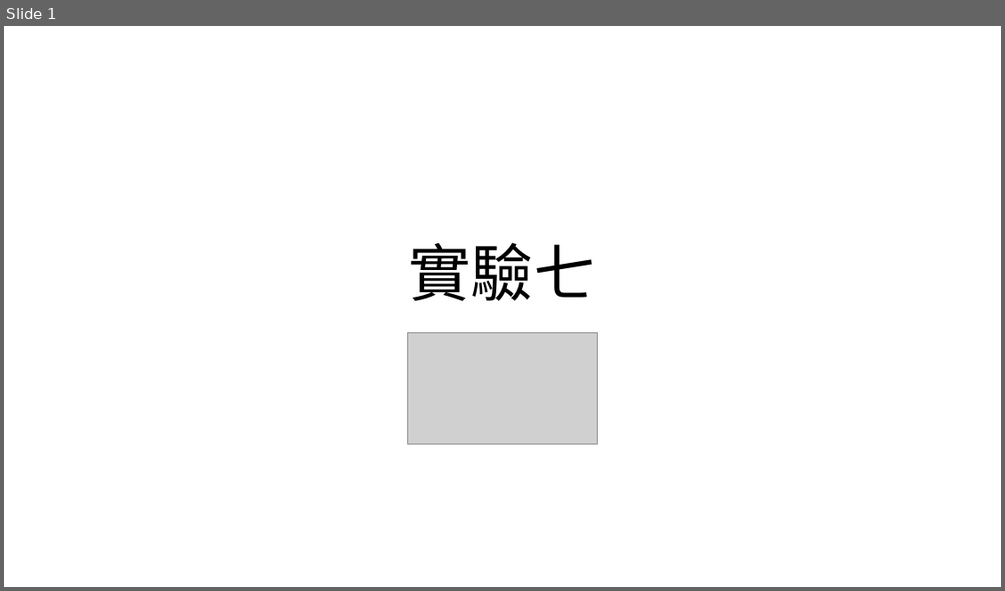
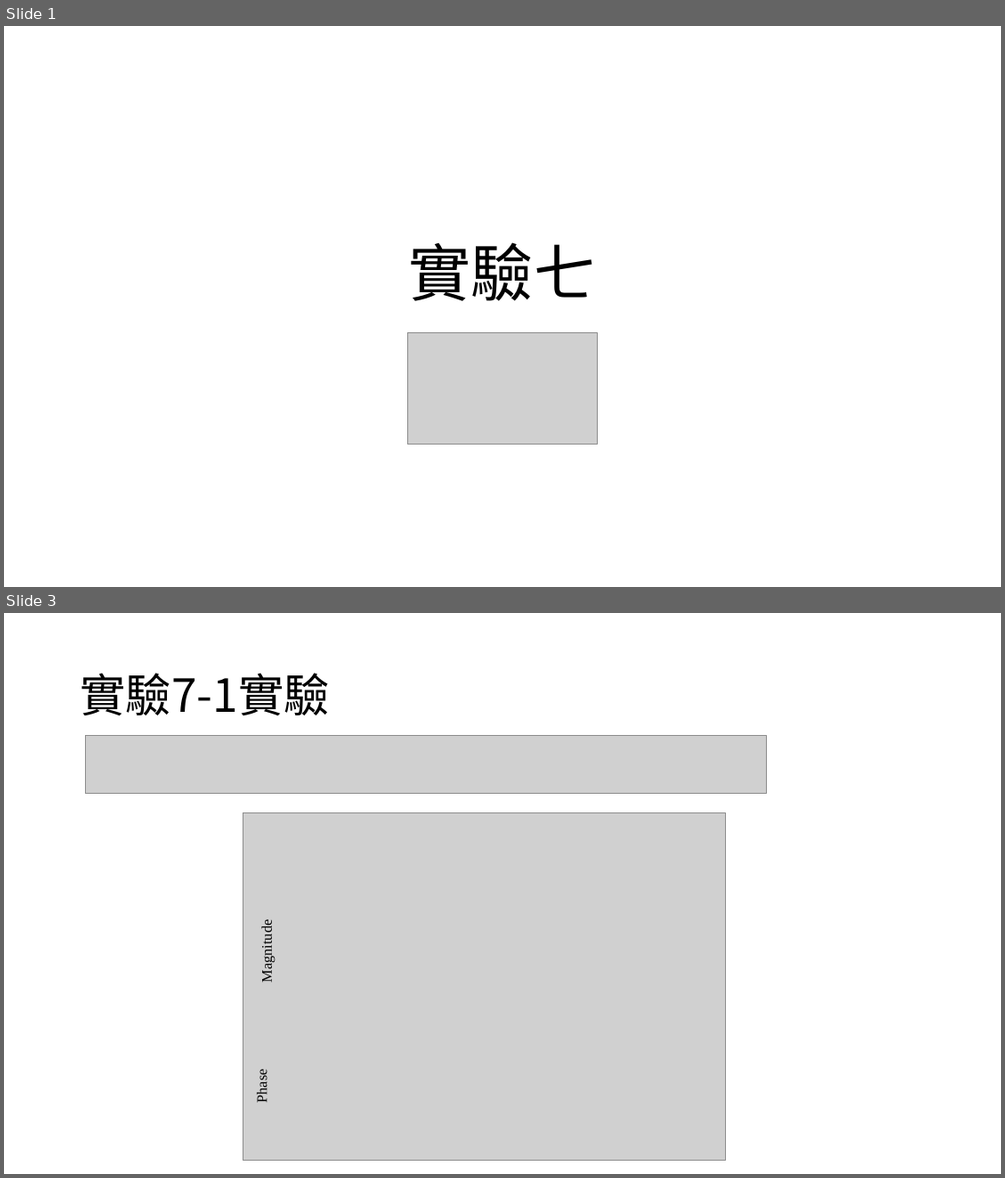
Before and after one commit to yeyi58095/control_lab, a slide deck: 實驗七/presentation/實驗七_第二組_葉彥辰_郭亮佑_蘇昱嘉.pptx. Shown one above the other, each under a label of ours: slide 1 before the commit, slides 1 and 3 after it; the slides between them are not shown. The pictures are 1005x591 and 1005x1178 pixels, drawn with LibreOffice and Linux fonts; fonts in the diff are those of the drawing; grey boxes stand for pictures. Boxes give left, top, right and bottom in pixels: in the first picture for what was removed or moved away, otherwise in the second. Text is boxed around its words. In the diff, an @@ line names an element or a change of style, - is before the commit and + after.

```diff
--- a/實驗七/presentation/實驗七_第二組_葉彥辰_郭亮佑_蘇昱嘉.pptx
+++ b/實驗七/presentation/實驗七_第二組_葉彥辰_郭亮佑_蘇昱嘉.pptx
@@ slide 3 added at [4, 613, 1001, 1174], background #FFFFFF @@
@@ title added at [80, 673, 329, 715], 44 pt, text #000000 @@
+實驗7-1實驗
@@ picture added at [86, 736, 768, 793] @@
@@ picture added at [243, 813, 726, 1160] @@
@@ text added at [259, 926, 275, 981], 14 pt, text #000000 @@
+Magnitude
@@ text added at [254, 1071, 270, 1102], 14 pt, text #000000 @@
+Phase
```
Also in this commit, not shown: 2 slides changed, 4 other slides added, 1 slide removed, 1 other file.
